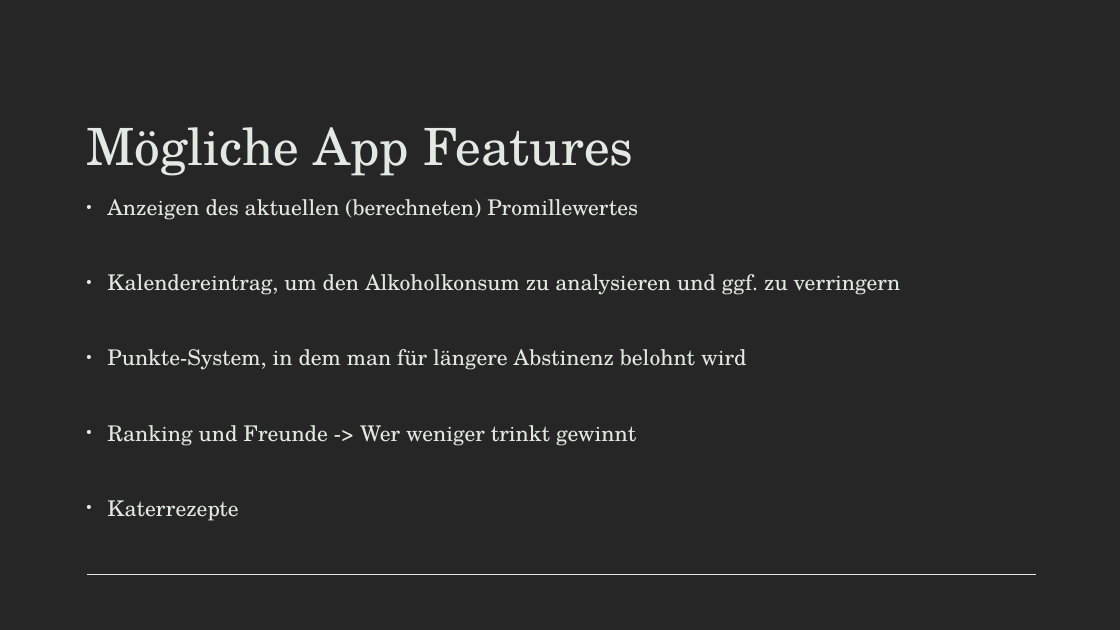
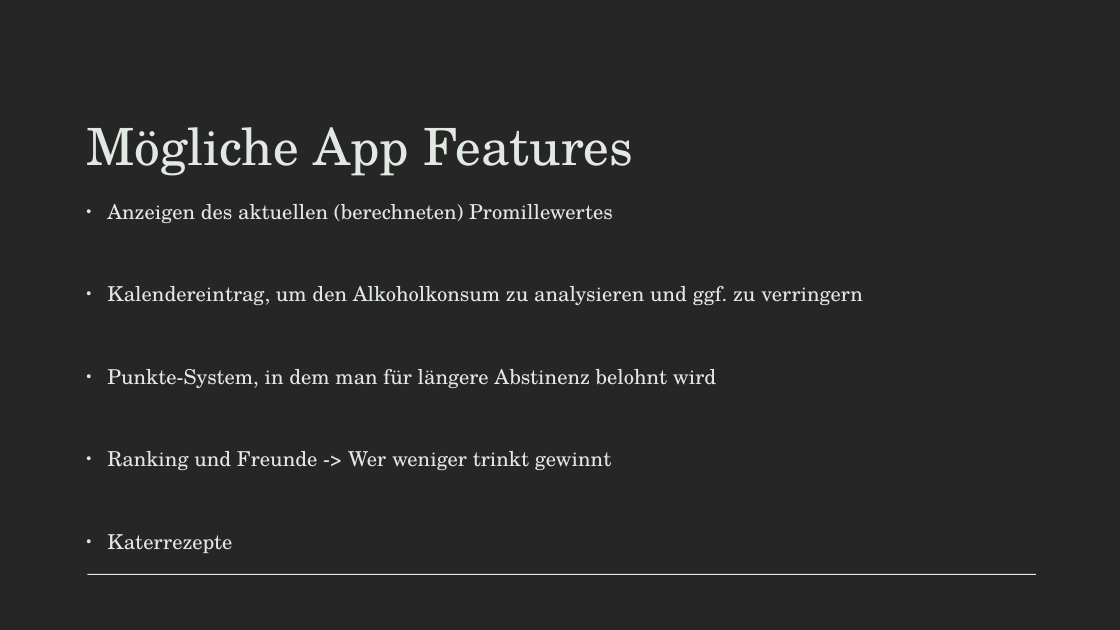
Before and after one commit to B4ldur-ts/smart-booze, a slide deck: slide 3 of Smartbooze.pptx. Drawn at 1120x630 pixels with LibreOffice and Linux fonts; fonts in the diff are those of the drawing. Boxes give left, top, right and bottom in pixels: in the first picture for what was removed or moved away, otherwise in the second. Text is boxed around its words. In the diff, an @@ line names an element or a change of style, - is before the commit and + after.

```diff
--- a/Smartbooze.pptx
+++ b/Smartbooze.pptx
@@ text "Anzeigen des aktuellen (berechneten) Promillewertes" at [107,204,863,553]: size 18.5 to 17.6 pt; line spacing 1 to 1.2 @@
```
Also in this commit, not shown: 4 other slides changed.
